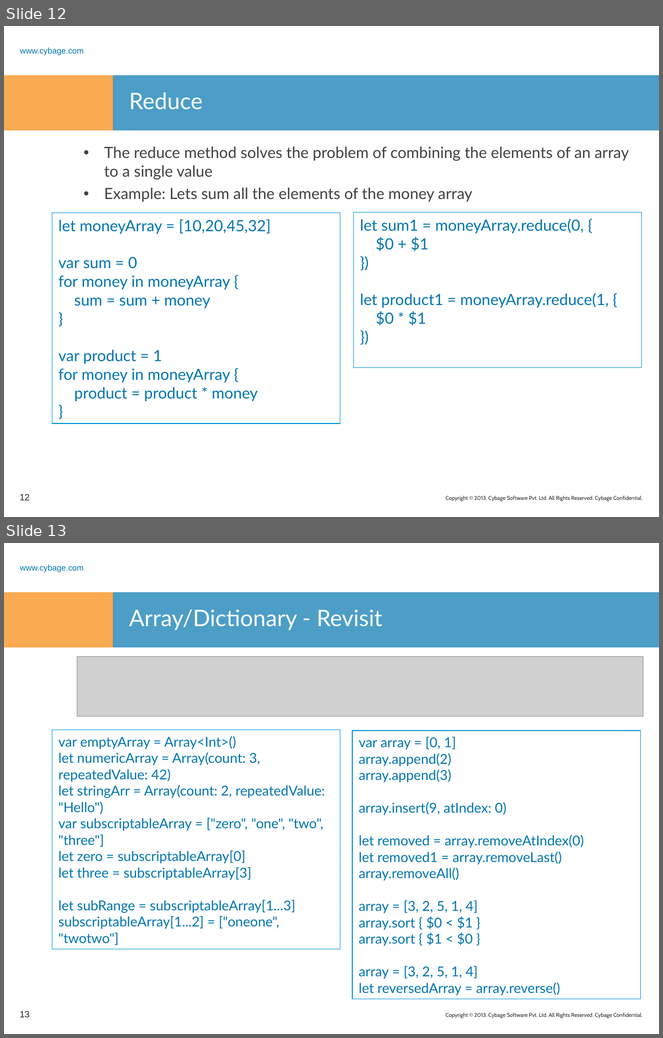
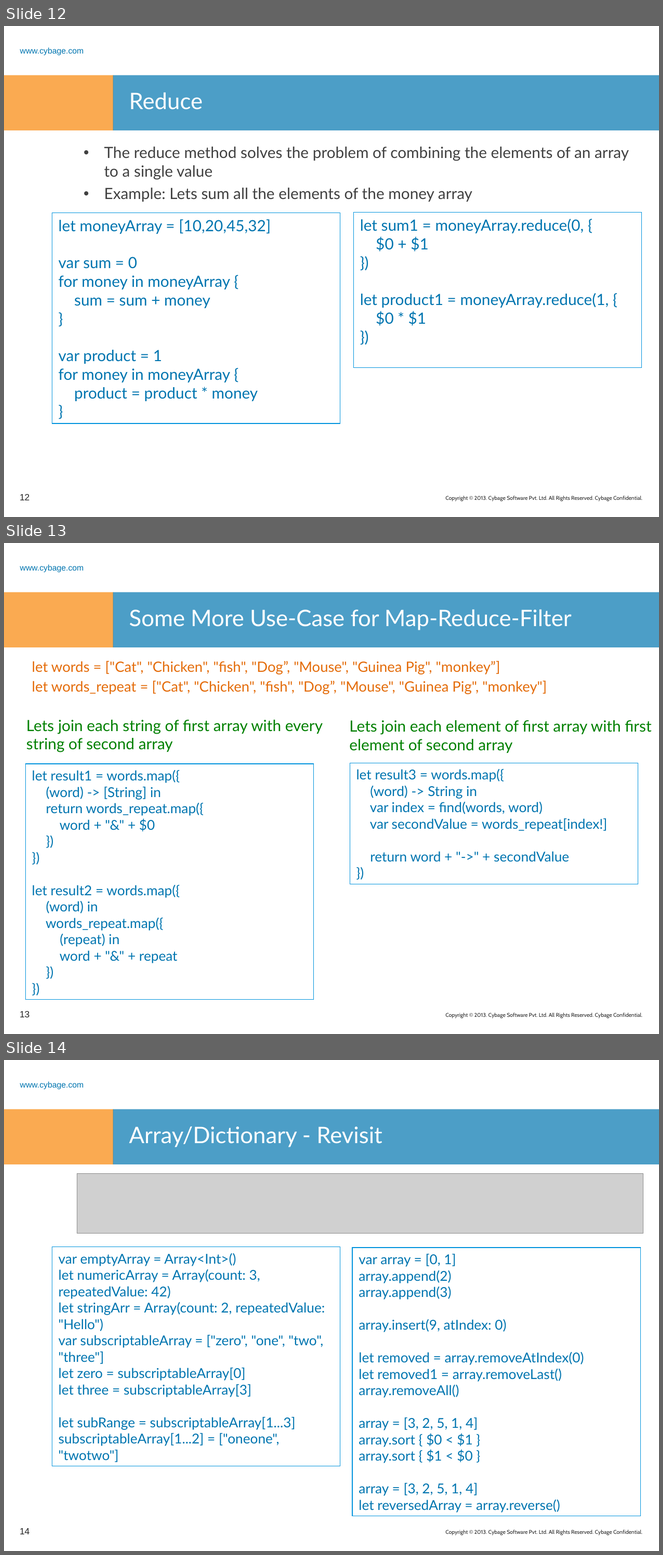
Before and after one commit to sumantar/Learn_Swift, a slide deck: PPT/Learn_Swift-4.ppt. Shown one above the other, each under a label of ours: slides 12 and 13 before the commit, slides 12, 13 and 14 after it. The pictures are 663x1038 and 663x1555 pixels, drawn with LibreOffice and Linux fonts; fonts in the diff are those of the drawing; grey boxes stand for pictures; background and template pictures are left out. Boxes give left, top, right and bottom in pixels: in the first picture for what was removed or moved away, otherwise in the second. Text is boxed around its words. In the diff, an @@ line names an element or a change of style, - is before the commit and + after.

```diff
--- a/PPT/Learn_Swift-4.ppt
+++ b/PPT/Learn_Swift-4.ppt
@@ slide 13 added at <box>4,543,659,1034</box>, background #FFFFFF; not listed: 4 template elements that a slide beside it also shows @@
@@ title added at <box>129,610,572,630</box>, 25 pt, text #FFFFFF @@
+Some More Use-Case for Map-Reduce-Filter
@@ text added at <box>32,661,547,694</box>, 15.7 pt, text #E46C0A @@
+let words = ["Cat", "Chicken", "fish", "Dog”, "Mouse", "Guinea Pig", "monkey”]
+let words_repeat = ["Cat", "Chicken", "fish", "Dog”, "Mouse", "Guinea Pig", "monkey"]
@@ text added at <box>26,720,323,753</box>, 17 pt, text #008000 @@
+Lets join each string of first array with every string of second array
@@ text added at <box>349,720,651,753</box>, 17 pt, text #008000 @@
+Lets join each element of first array with first element of second array
@@ rectangle added at <box>26,764,314,1000</box>, outline #0093DD 0.74 pt, 15 pt, text #0075B0 @@
+let result1 = words.map({
+(word) -> [String] in
+return words_repeat.map({
+word + "&" + $0
+})
+})
+let result2 = words.map({
+(word) in
+words_repeat.map({
+(repeat) in
+word + "&" + repeat
+})
+})
@@ rectangle added at <box>350,763,638,884</box>, outline #0093DD 0.74 pt, 15 pt, text #0075B0 @@
+let result3 = words.map({
+(word) -> String in
+var index = find(words, word)
+var secondValue = words_repeat[index!]
+return word + "->" + secondValue
+})
@@ page number added at <box>20,1012,29,1018</box>, 10 pt, text #262626 @@
+13
@@ what was slide 13 is now slide 14 @@
@@ page number at <box>20,1529,29,1535</box>: text changed @@
-13
+14
```
Also in this commit, not shown: 28 other slides added, 6 other files.
